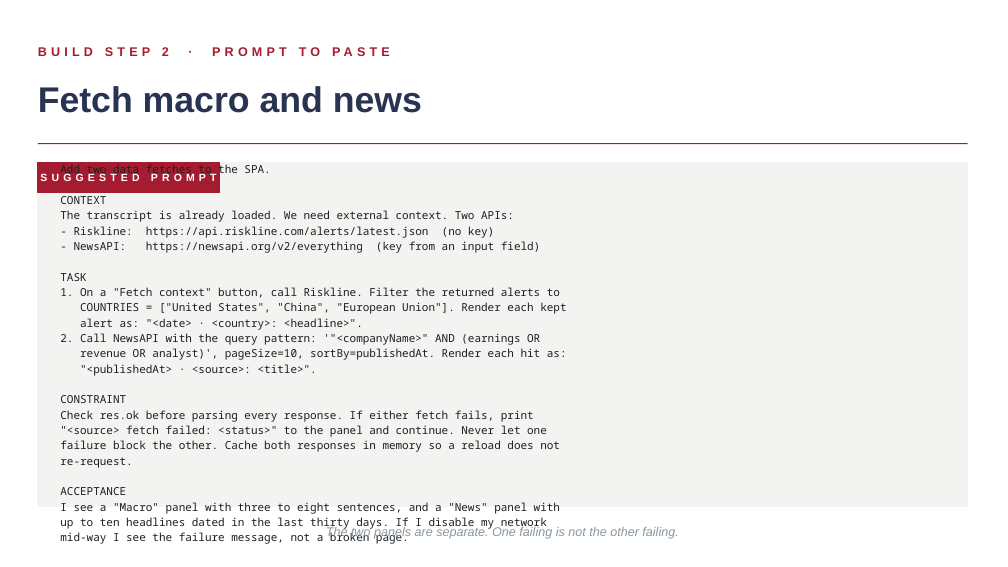
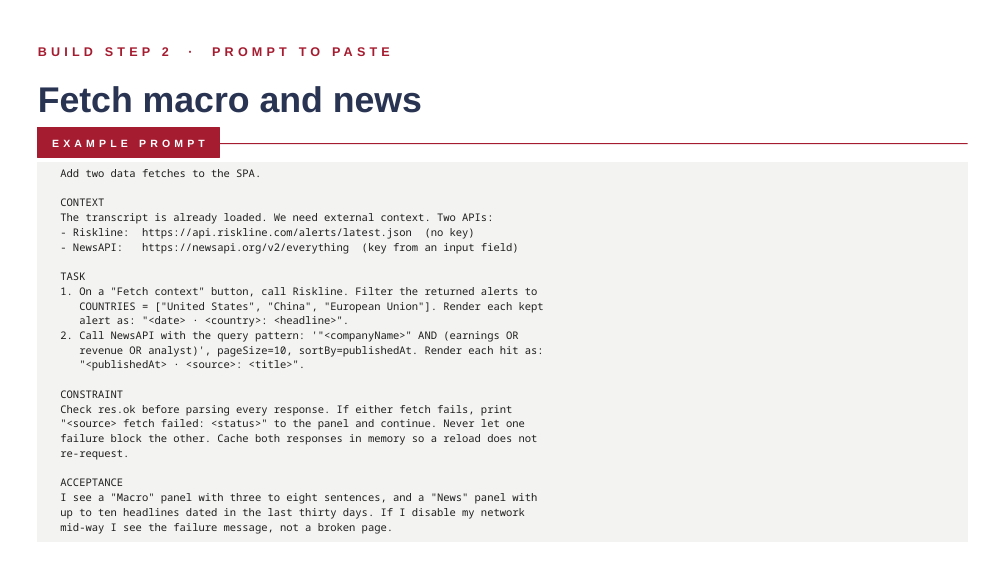
Before and after one commit to kwartler/vienna-genai-finance-course, a slide deck: slide 11 of lessons/day2-finance/C_Day2_Finance_SPA_Build.pptx. Drawn at 1008x567 pixels with LibreOffice and Linux fonts; fonts in the diff are those of the drawing. Boxes give left, top, right and bottom in pixels: in the first picture for what was removed or moved away, otherwise in the second. Text is boxed around its words. In the diff, an @@ line names an element or a change of style, - is before the commit and + after.

```diff
--- a/lessons/day2-finance/C_Day2_Finance_SPA_Build.pptx
+++ b/lessons/day2-finance/C_Day2_Finance_SPA_Build.pptx
@@ rectangle: place and size @@
-rectangle at <box>38,163,219,193</box>
+rectangle at <box>38,128,219,158</box>
@@ text at <box>52,139,205,147</box>: text changed @@
-SUGGESTED PROMPT
+EXAMPLE PROMPT
@@ rectangle: place and size @@
-rectangle at <box>38,163,968,507</box>
+rectangle at <box>38,163,968,542</box>
@@ text "Add two data fetches to ..." at <box>60,169,544,534</box>: size 10.5 to 10 pt @@
@@ text removed at <box>326,526,678,539</box> @@
-The two panels are separate. One failing is not the other failing.
```
Also in this commit, not shown: 15 other slides changed.
